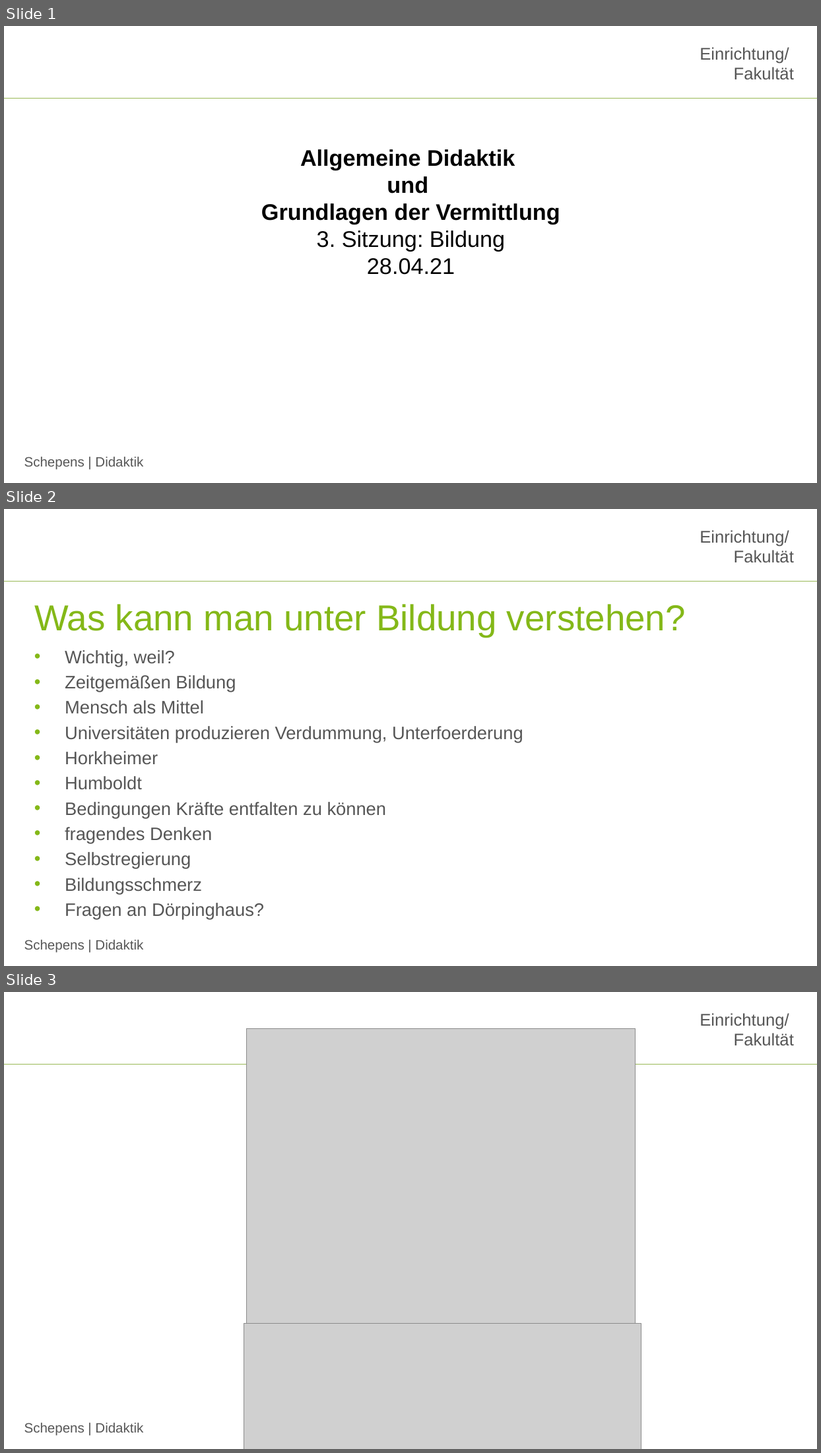
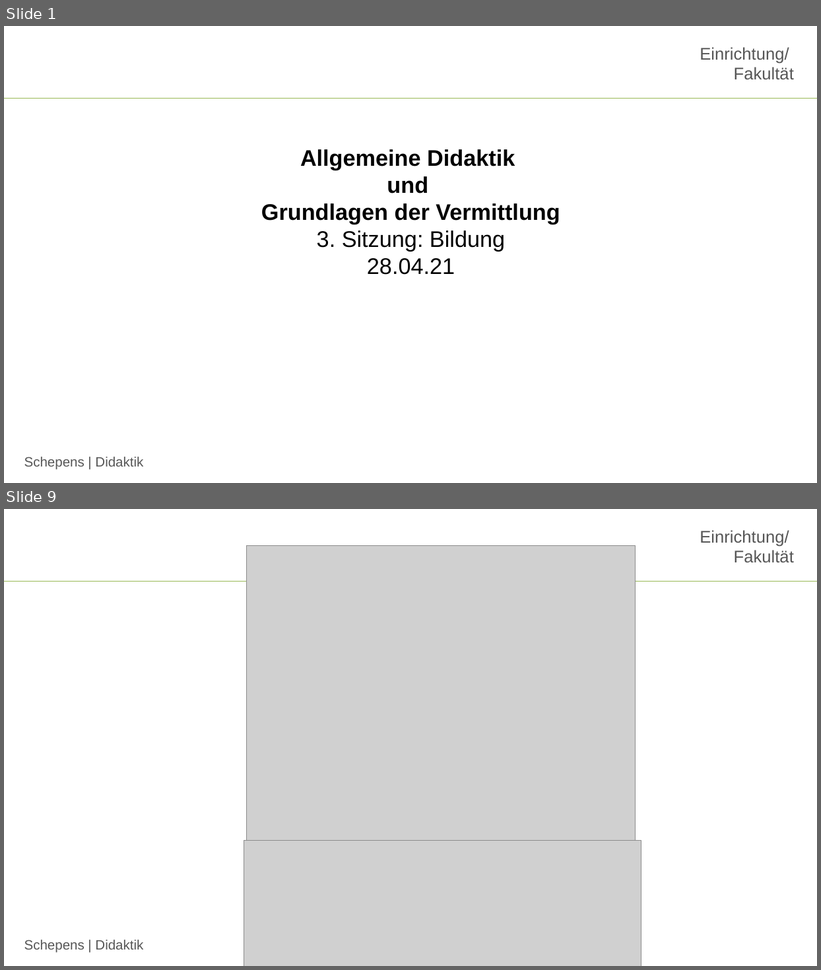
Before and after one commit to jobschepens/didakt22, a slide deck: folien/week3.pptx. Shown one above the other, each under a label of ours: slides 1, 2 and 3 before the commit, slides 1 and 9 after it; the slides between them are not shown. The pictures are 821x1453 and 821x970 pixels, drawn with LibreOffice and Linux fonts; fonts in the diff are those of the drawing; grey boxes stand for pictures; background and template pictures are left out. Boxes give left, top, right and bottom in pixels: in the first picture for what was removed or moved away, otherwise in the second. Text is boxed around its words. In the diff, an @@ line names an element or a change of style, - is before the commit and + after.

```diff
--- a/folien/week3.pptx
+++ b/folien/week3.pptx
@@ slide 2 removed at (4, 509, 817, 966), background #FFFFFF; not listed: 3 template elements that a slide beside it also shows @@
@@ title removed at (34, 604, 686, 637) @@
-Was kann man unter Bildung verstehen?
@@ text removed at (65, 650, 523, 920) @@
-• Wichtig, weil?
-• Zeitgemäßen Bildung
-• Mensch als Mittel
-• Universitäten produzieren Verdummung, Unterfoerderung
-• Horkheimer
-• Humboldt
-• Bedingungen Kräfte entfalten zu können
-• fragendes Denken
-• Selbstregierung
-• Bildungsschmerz
-• Fragen an Dörpinghaus?
@@ what was slide 3 is now slide 9 @@
```
Also in this commit, not shown: 1 slide changed, 7 slides added, 1 other slide removed.
